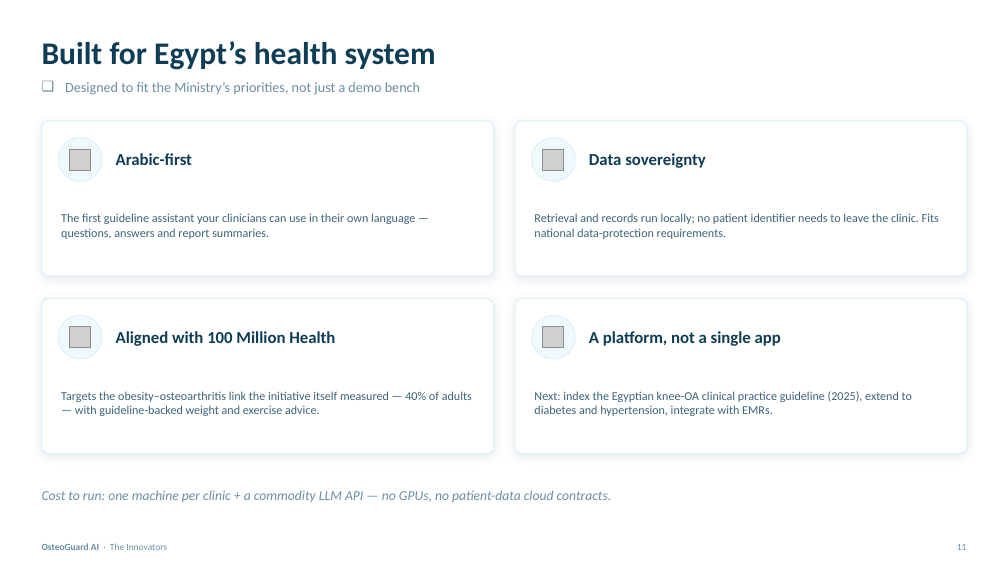
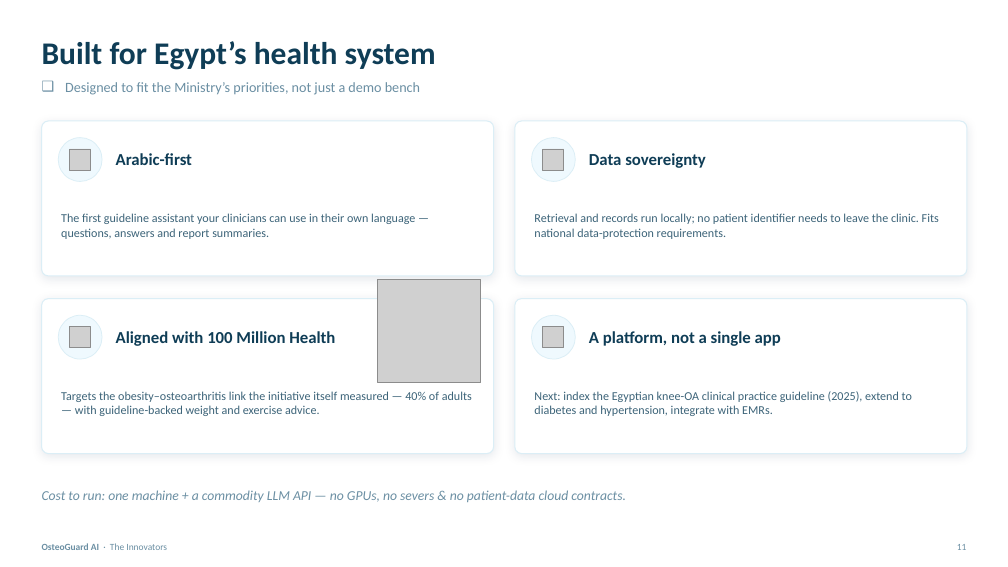
Before and after one commit to joe02692/OSTEO_GUARD_AI_HACKATHON, a slide deck: slide 11 of docs/OsteoGuard_AI_Presentation.pptx. Drawn at 1008x567 pixels with LibreOffice and Linux fonts; fonts in the diff are those of the drawing; grey boxes stand for pictures. Boxes give left, top, right and bottom in pixels: in the first picture for what was removed or moved away, otherwise in the second. Text is boxed around its words. In the diff, an @@ line names an element or a change of style, - is before the commit and + after.

```diff
--- a/docs/OsteoGuard_AI_Presentation.pptx
+++ b/docs/OsteoGuard_AI_Presentation.pptx
@@ picture added at (378, 280, 481, 383) @@
@@ text at (42, 490, 626, 502): text changed @@
-Cost to run: one machine per clinic + a commodity LLM API — no GPUs, no patient-data cloud contracts.
+Cost to run: one machine + a commodity LLM API — no GPUs, no severs & no patient-data cloud contracts.
```
Also in this commit, not shown: 4 other slides changed, 5 other files.
